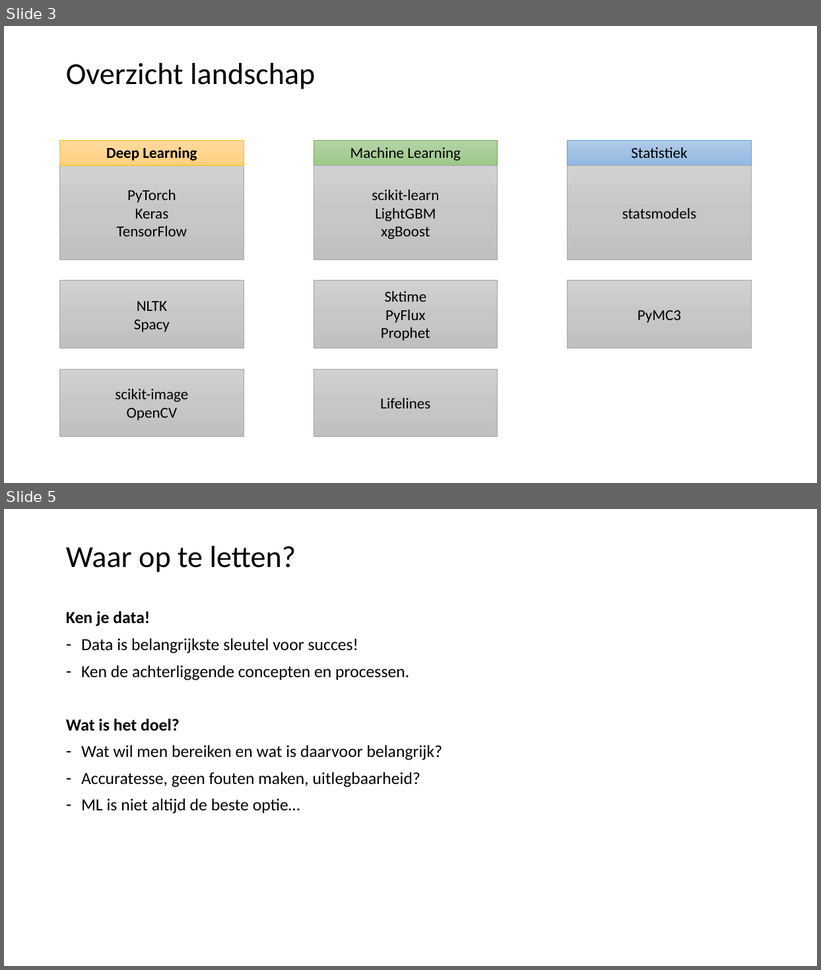
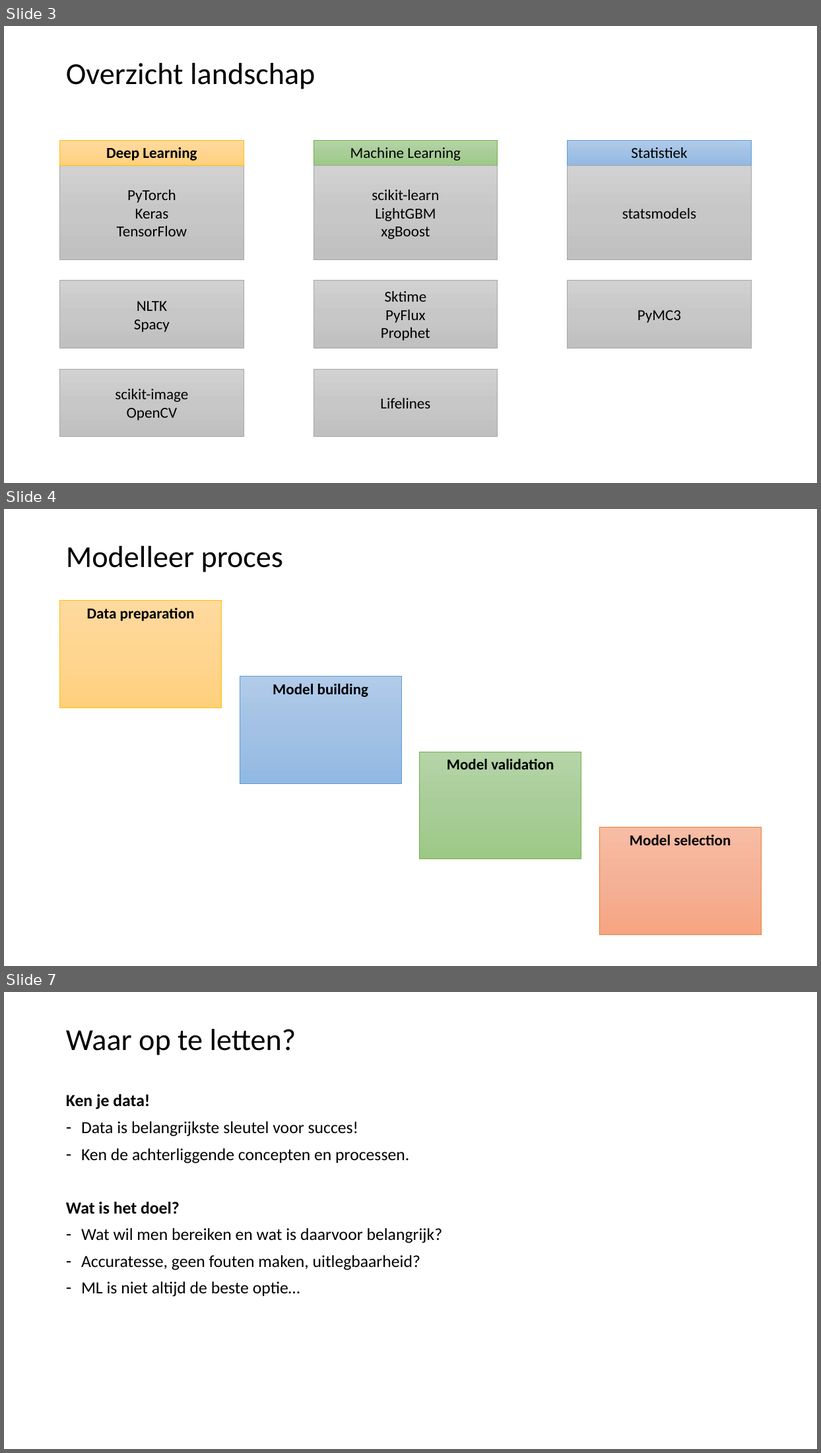
Before and after one commit to LFKoning/knowledge-sharing, a slide deck: python_trainees/4_scikit_learn/python_traineeship_4.pptx. Shown one above the other, each under a label of ours: slides 3 and 5 before the commit, slides 3, 4 and 7 after it; the slides between them are not shown. The pictures are 821x970 and 821x1453 pixels, drawn with LibreOffice and Linux fonts; fonts in the diff are those of the drawing. Boxes give left, top, right and bottom in pixels: in the first picture for what was removed or moved away, otherwise in the second. Text is boxed around its words. In the diff, an @@ line names an element or a change of style, - is before the commit and + after.

```diff
--- a/python_trainees/4_scikit_learn/python_traineeship_4.pptx
+++ b/python_trainees/4_scikit_learn/python_traineeship_4.pptx
@@ slide 4 added at <box>4,509,817,966</box>, background #FFFFFF @@
@@ title added at <box>66,546,283,572</box>, 36 pt, text #000000 @@
+Modelleer proces
@@ rectangle added at <box>60,601,222,708</box>, fill gradient #FFDB9E to #FFD590 to #FFD07C, outline #FFC000 0.5 pt, 18 pt, text #000000, bold @@
+Data preparation
@@ rectangle added at <box>240,676,402,784</box>, fill gradient #B1CBE9 to #A3C1E5 to #93B9E4, outline #5B9BD5 0.5 pt, 18 pt, text #000000, bold @@
+Model building
@@ rectangle added at <box>420,752,582,859</box>, fill gradient #B5D5A7 to #AACE9A to #9CC987, outline #70AD47 0.5 pt, 18 pt, text #000000, bold @@
+Model validation
@@ rectangle added at <box>600,827,762,935</box>, fill gradient #F7BDA5 to #F5B196 to #F8A582, outline #ED7D31 0.5 pt, 18 pt, text #000000, bold @@
+Model selection
@@ what was slide 5 is now slide 7 @@
```
Also in this commit, not shown: 2 other slides added, 1 slide removed, 43 other files.
